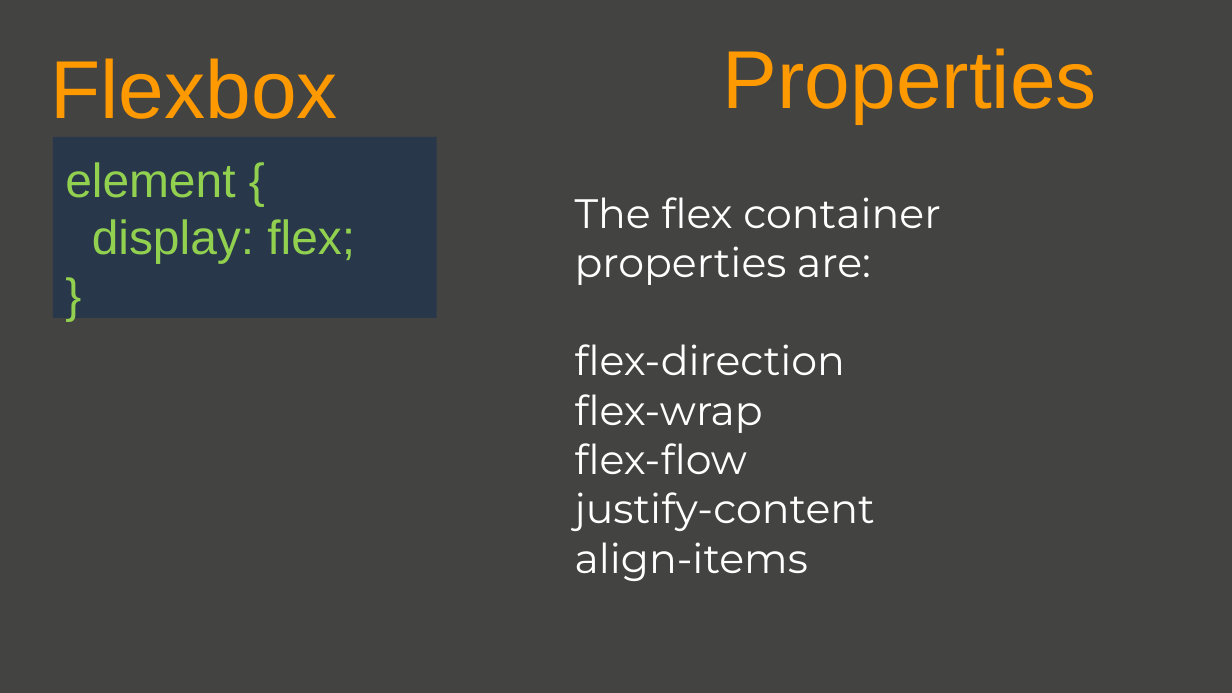
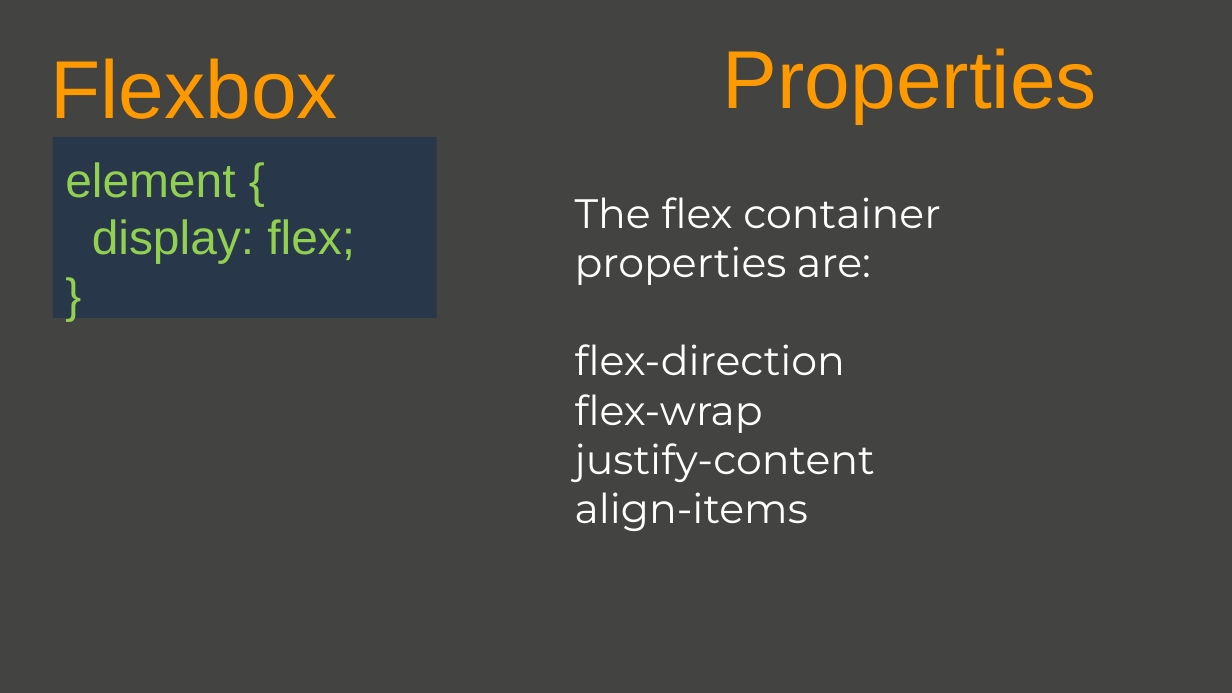
Before and after one commit to GaganSharmaGitHub/GirlScript-Education-Outreach-2-WebDev, a slide deck: slide 32 of Day4/CSSWEBDEVwithGagan.pptx. Drawn at 1232x693 pixels with LibreOffice and Linux fonts; fonts in the diff are those of the drawing. Boxes give left, top, right and bottom in pixels: in the first picture for what was removed or moved away, otherwise in the second. Text is boxed around its words. In the diff, an @@ line names an element or a change of style, - is before the commit and + after.

```diff
--- a/Day4/CSSWEBDEVwithGagan.pptx
+++ b/Day4/CSSWEBDEVwithGagan.pptx
@@ text at [575,443,748,474]: paragraph removed @@
-flex-flow
```
Also in this commit, not shown: 11 other files.
